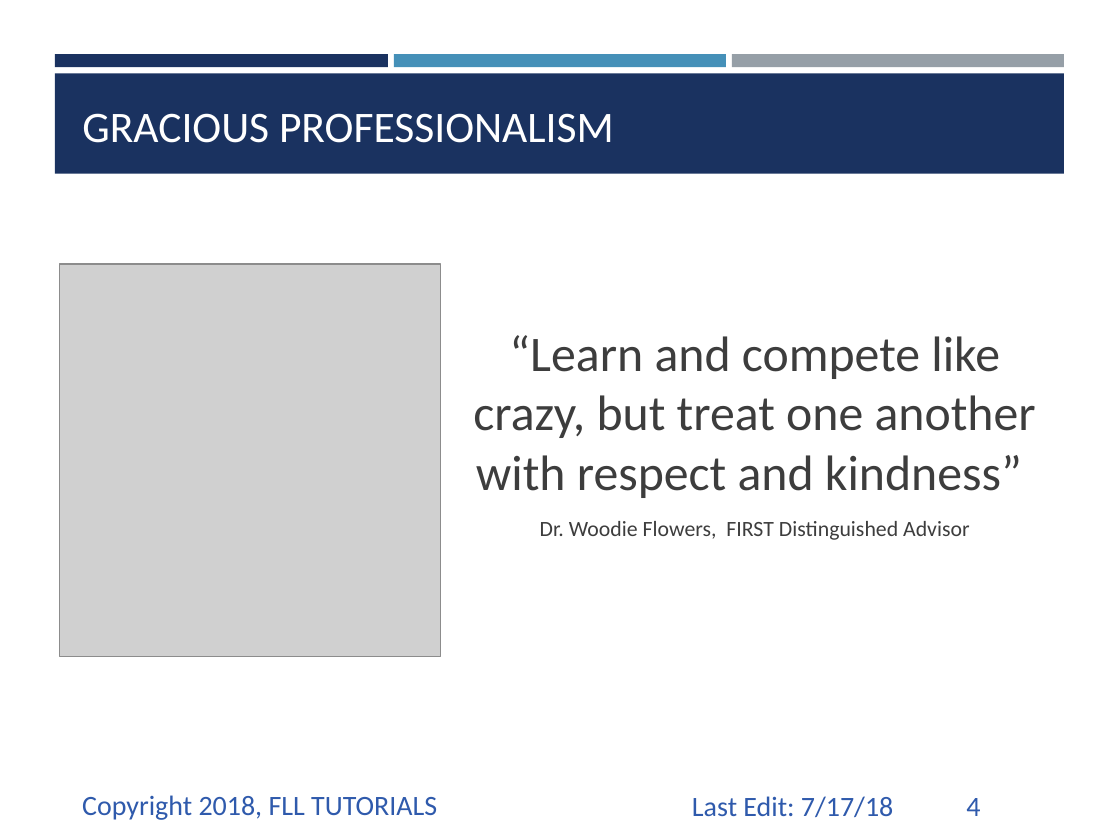
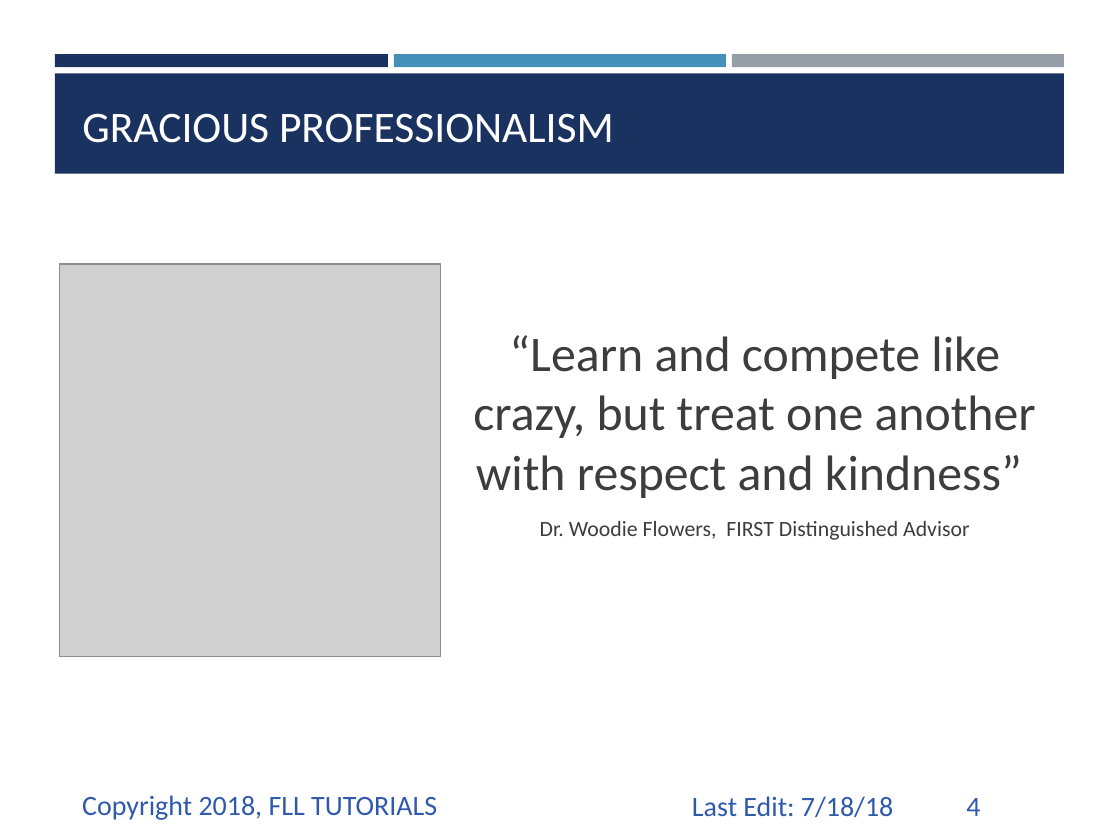
Before and after one commit to ev3lessons/FLL-Tutorials, a slide deck: slide 4 of translations/en-us/CoreValues/IntroductiontoCV.pptx. Drawn at 1120x840 pixels with LibreOffice and Linux fonts; fonts in the diff are those of the drawing; grey boxes stand for pictures. Boxes give left, top, right and bottom in pixels: in the first picture for what was removed or moved away, otherwise in the second. Text is boxed around its words. In the diff, an @@ line names an element or a change of style, - is before the commit and + after.

```diff
--- a/translations/en-us/CoreValues/IntroductiontoCV.pptx
+++ b/translations/en-us/CoreValues/IntroductiontoCV.pptx
@@ text at box(692, 796, 893, 817): text changed @@
-Last Edit: 7/17/18
+Last Edit: 7/18/18
```
Also in this commit, not shown: 9 other slides changed, 1 slide removed, 2 other files.
